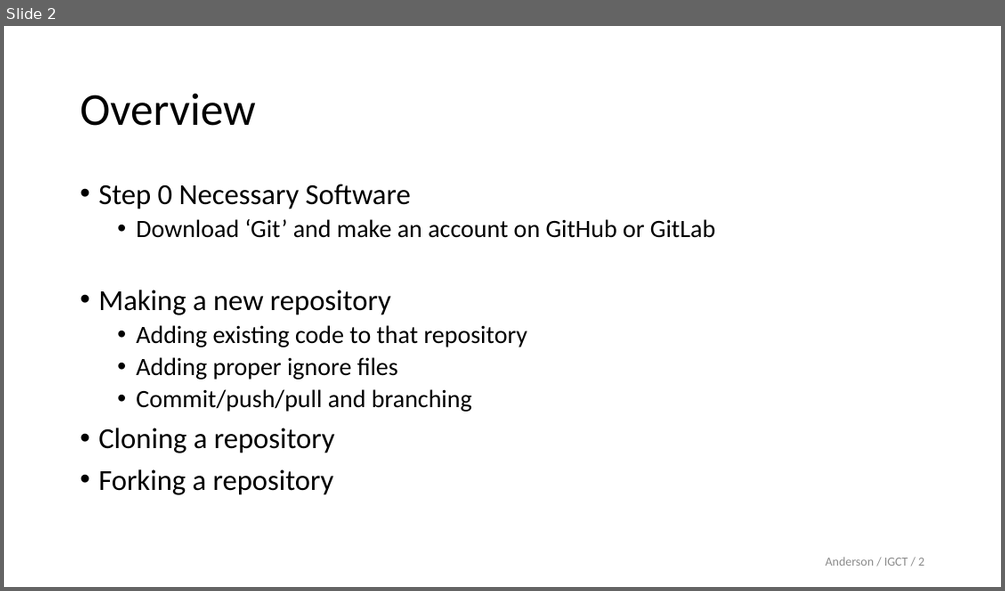
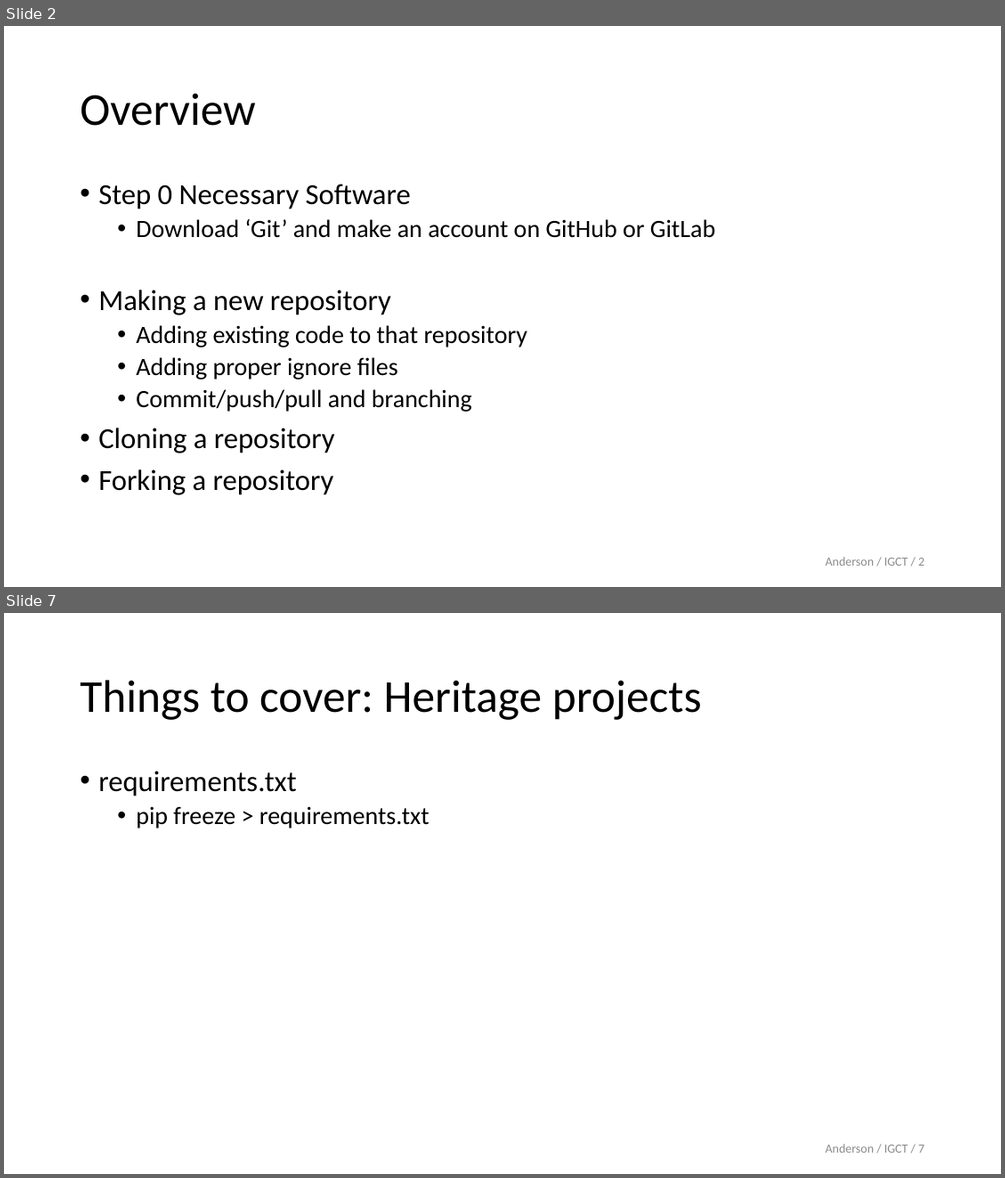
Before and after one commit to brianmanderson/TeachingGithubProcedures, a slide deck: Presentation.pptx. Shown one above the other, each under a label of ours: slide 2 before the commit, slides 2 and 7 after it; the slides between them are not shown. The pictures are 1005x591 and 1005x1178 pixels, drawn with LibreOffice and Linux fonts; fonts in the diff are those of the drawing; background and template pictures are left out. Boxes give left, top, right and bottom in pixels: in the first picture for what was removed or moved away, otherwise in the second. Text is boxed around its words. In the diff, an @@ line names an element or a change of style, - is before the commit and + after.

```diff
--- a/Presentation.pptx
+++ b/Presentation.pptx
@@ slide 7 added at box(4, 613, 1001, 1174), background #FFFFFF @@
@@ title added at box(80, 680, 702, 720), 44 pt, text #000000 @@
+Things to cover: Heritage projects
@@ text added at box(98, 771, 429, 828), 24 pt, text #000000 @@
+• requirements.txt
+  • pip freeze > requirements.txt
@@ page number added at box(825, 1143, 924, 1152), 12 pt, text #8C8C8C @@
+Anderson / IGCT / 7
```
Also in this commit, not shown: 5 other slides added, 1 slide removed, 1 other file.
